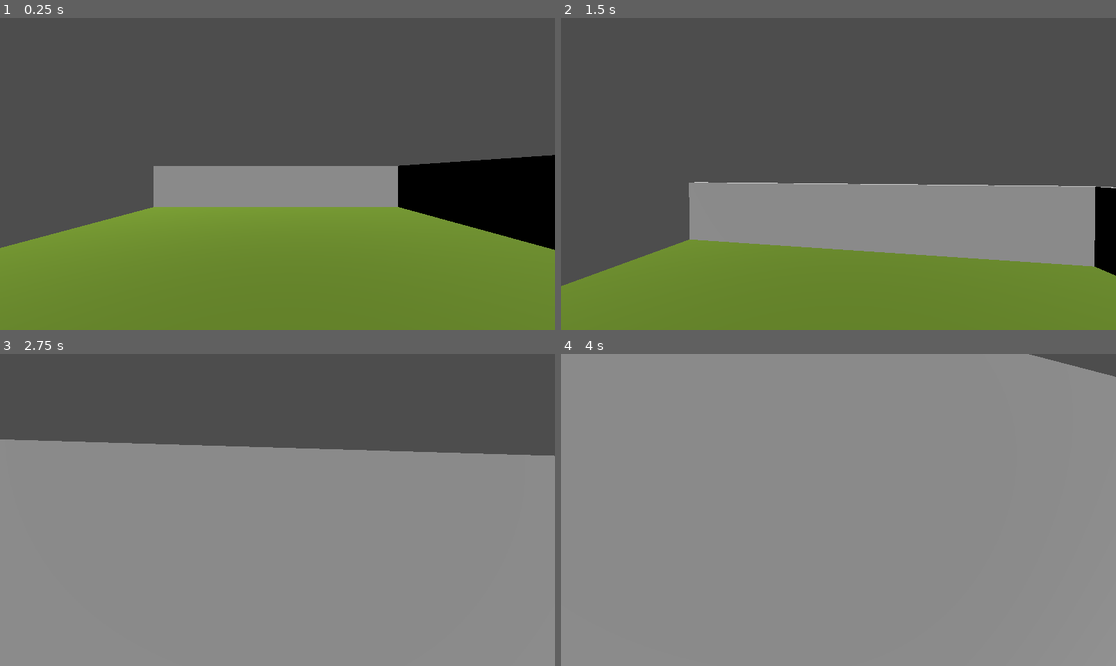
Above: before the commit, frames 1-4 (two rows, left to right).
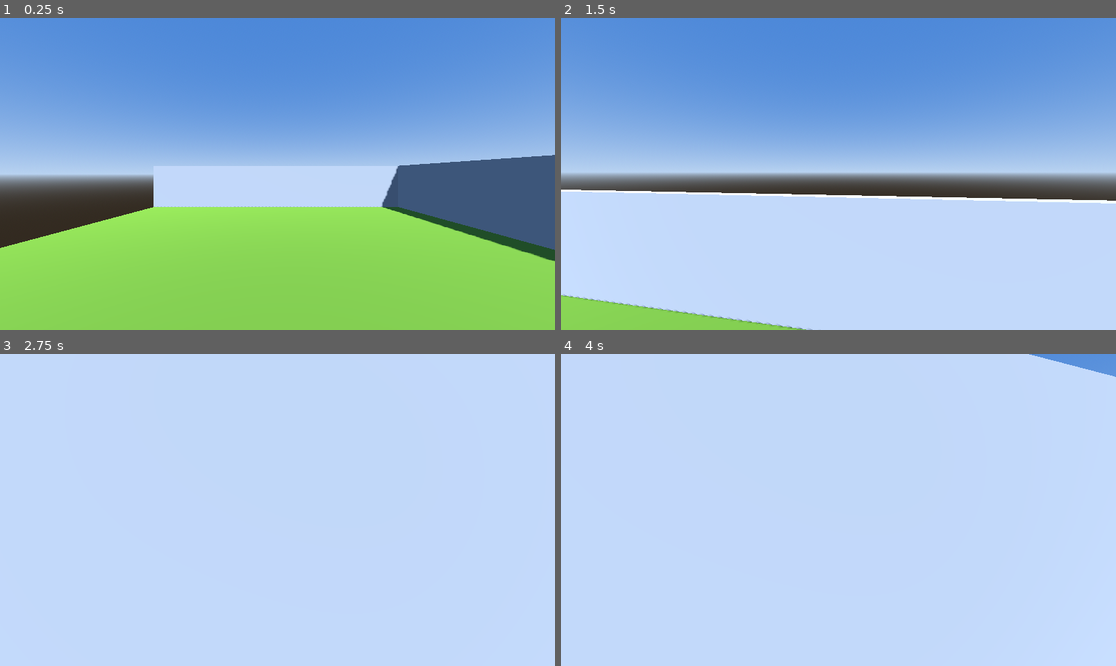
Above: after the commit, the same moments.

Repository: krasking94/GodotAI
Game: Godot game, scene res://scenes/yard.tscn
The game is run twice, just before and just after one commit, with the same random seed, the same clock (stepped at 60 frames per second) and the same inputs.
Inputs (mouse positions are in pixels of both pictures, inside the frame that each line leads up to):
- Up to frame 1 (0.25 s): no input
- Up to frame 2 (1.5 s): tap Enter at 0.5 s; move the mouse to (866, 174) at 0.52 s; hold Shift 0.53-1.28 s; hold W from 0.53 s (still down); tap Space at 0.77 s; move the mouse to (810, 174) at 1.27 s; tap Shift at 1.35 s
- Up to frame 3 (2.75 s): keep holding W; tap Space at 1.52 s; move the mouse to (288, 503) at 2.02 s; hold Shift from 2.03 s (still down)
- Up to frame 4 (4 s): keep holding W; move the mouse to (832, 516) at 2.77 s; release Shift at 2.78 s; tap Shift at 2.85 s; tap Space at 3.02, 3.77 s; move the mouse to (877, 513) at 3.52 s; hold Shift from 3.53 s (still down)

The runs differ from the first frame. In frame 1, 99% of the frame differs, in the area x 0-100%, y 0-100%; in frame 2, 99%; in frame 3, 100%; in frame 4, 100%.

Commit message:
Бег на Shift, небо и тени во дворе; environment в плагине
По просьбе владельца персонаж бегает с зажатым Shift (RUN_SPEED 8.0).
Плагин 0.7.0: свойство environment у WorldEnvironment собирается из описания
(процедурное небо, цвета неба и горизонта, рассеянный свет, туман), в плане
показывается кратко. Во дворе появились узел Sky и тени от солнца; двор
пересобран из examples/yard.json (15 узлов), headless game run чистый.

Дни 8–9 отмечены проверенными в GUI владельца (ходьба, обзор, прыжок, стены,
падение за край с возвратом). Документы обновлены.

Co-Authored-By: Claude Fable 5.1 <noreply@anthropic.com>
Claude-Session: https://claude.ai/code/session_01D6HxsZd3ucF4daBZgGArQk

Diff:
--- a/game/player.gd
+++ b/game/player.gd
@@ -1,12 +1,13 @@
 extends CharacterBody3D
 
 ## Персонаж от первого лица.
-## Управление: W A S D (или стрелки) — ходьба, мышь — обзор, пробел — прыжок,
+## Управление: W A S D (или стрелки) — ходьба, Shift — бег, мышь — обзор, пробел — прыжок,
 ## Esc — отпустить мышь, щелчок по окну игры — снова захватить.
 ## Через секунду после старта печатает, стоит ли на полу: по этой строке ИИ
 ## проверяет в логе, что персонаж не провалился.
 
 const SPEED := 4.0
+const RUN_SPEED := 8.0  # с зажатым Shift
 const JUMP_VELOCITY := 4.5
 const MOUSE_SENSITIVITY := 0.003
 const FALL_LIMIT_Y := -10.0  # ниже этой высоты считаем, что упал за край двора
@@ -51,8 +52,9 @@
 	if Input.is_physical_key_pressed(KEY_D) or Input.is_physical_key_pressed(KEY_RIGHT):
 		input.x += 1.0
 	var direction := (transform.basis * Vector3(input.x, 0.0, input.y)).normalized()
-	velocity.x = direction.x * SPEED
-	velocity.z = direction.z * SPEED
+	var speed := RUN_SPEED if Input.is_physical_key_pressed(KEY_SHIFT) else SPEED
+	velocity.x = direction.x * speed
+	velocity.z = direction.z * speed
 	move_and_slide()
 
 	if position.y < FALL_LIMIT_Y:
--- a/scenes/yard.tscn
+++ b/scenes/yard.tscn
@@ -33,50 +33,68 @@
 [sub_resource type="BoxShape3D" id="BoxShape3D_xw7ya"]
 size = Vector3(0.3, 2, 12)
 
-[sub_resource type="CapsuleShape3D" id="CapsuleShape3D_cvafj"]
+[sub_resource type="ProceduralSkyMaterial" id="ProceduralSkyMaterial_cvafj"]
+sky_top_color = Color(0.2901961, 0.5254902, 0.84705883, 1)
+sky_horizon_color = Color(0.72156864, 0.8235294, 0.9411765, 1)
+ground_horizon_color = Color(0.72156864, 0.8235294, 0.9411765, 1)
+
+[sub_resource type="Sky" id="Sky_22hfo"]
+sky_material = SubResource("ProceduralSkyMaterial_cvafj")
+
+[sub_resource type="Environment" id="Environment_pl34n"]
+background_mode = 2
+sky = SubResource("Sky_22hfo")
+ambient_light_source = 3
+ambient_light_energy = 0.8
+
+[sub_resource type="CapsuleShape3D" id="CapsuleShape3D_bku8j"]
 radius = 0.4
 height = 1.8
 
-[node name="Yard" type="Node3D" unique_id=1201052062]
+[node name="Yard" type="Node3D" unique_id=1978257051]
 script = ExtResource("1_e7vks")
 
-[node name="Ground" type="StaticBody3D" parent="." unique_id=1493994527]
+[node name="Ground" type="StaticBody3D" parent="." unique_id=548135008]
 
-[node name="Mesh" type="MeshInstance3D" parent="Ground" unique_id=421869727]
+[node name="Mesh" type="MeshInstance3D" parent="Ground" unique_id=1597021571]
 mesh = SubResource("PlaneMesh_cvr5o")
 
-[node name="Shape" type="CollisionShape3D" parent="Ground" unique_id=1124829178]
+[node name="Shape" type="CollisionShape3D" parent="Ground" unique_id=1946165405]
 transform = Transform3D(1, 0, 0, 0, 1, 0, 0, 0, 1, 0, -0.1, 0)
 shape = SubResource("BoxShape3D_g7wxf")
 
-[node name="WallNorth" type="StaticBody3D" parent="." unique_id=1337531630]
+[node name="WallNorth" type="StaticBody3D" parent="." unique_id=1594211051]
 transform = Transform3D(1, 0, 0, 0, 1, 0, 0, 0, 1, 0, 1, -6)
 
-[node name="Mesh" type="MeshInstance3D" parent="WallNorth" unique_id=611888003]
+[node name="Mesh" type="MeshInstance3D" parent="WallNorth" unique_id=1527804822]
 mesh = SubResource("BoxMesh_gkmhu")
 
-[node name="Shape" type="CollisionShape3D" parent="WallNorth" unique_id=53516051]
+[node name="Shape" type="CollisionShape3D" parent="WallNorth" unique_id=1863382935]
 shape = SubResource("BoxShape3D_0xw55")
 
-[node name="WallEast" type="StaticBody3D" parent="." unique_id=714597713]
+[node name="WallEast" type="StaticBody3D" parent="." unique_id=844869620]
 transform = Transform3D(1, 0, 0, 0, 1, 0, 0, 0, 1, 6, 1, 0)
 
-[node name="Mesh" type="MeshInstance3D" parent="WallEast" unique_id=2145334964]
+[node name="Mesh" type="MeshInstance3D" parent="WallEast" unique_id=896844407]
 mesh = SubResource("BoxMesh_hra0h")
 
-[node name="Shape" type="CollisionShape3D" parent="WallEast" unique_id=1947231579]
+[node name="Shape" type="CollisionShape3D" parent="WallEast" unique_id=617228865]
 shape = SubResource("BoxShape3D_xw7ya")
 
-[node name="Lamp" type="DirectionalLight3D" parent="." unique_id=269512908]
+[node name="Lamp" type="DirectionalLight3D" parent="." unique_id=80330076]
 transform = Transform3D(0.8660254, -0.38302222, 0.32139382, 0, 0.64278764, 0.76604444, -0.5, -0.66341394, 0.5566704, 0, 6, 0)
+shadow_enabled = true
 
-[node name="Player" type="CharacterBody3D" parent="." unique_id=724171054]
+[node name="Sky" type="WorldEnvironment" parent="." unique_id=1989590187]
+environment = SubResource("Environment_pl34n")
+
+[node name="Player" type="CharacterBody3D" parent="." unique_id=1042912651]
 transform = Transform3D(1, 0, 0, 0, 1, 0, 0, 0, 1, 0, 1, 4)
 script = ExtResource("2_e3kx7")
 
-[node name="Shape" type="CollisionShape3D" parent="Player" unique_id=1688530674]
-shape = SubResource("CapsuleShape3D_cvafj")
+[node name="Shape" type="CollisionShape3D" parent="Player" unique_id=547950733]
+shape = SubResource("CapsuleShape3D_bku8j")
 
-[node name="Camera" type="Camera3D" parent="Player" unique_id=1189529701]
+[node name="Camera" type="Camera3D" parent="Player" unique_id=957813104]
 transform = Transform3D(1, 0, 0, 0, 1, 0, 0, 0, 1, 0, 0.7, 0)
 current = true
--- a/tools/enginectl/examples/yard.json
+++ b/tools/enginectl/examples/yard.json
@@ -1,41 +1,226 @@
 {
-  "phrase": "Сделай двор: пол, две стены и свет, и персонажа, которым можно ходить по двору и смотреть по сторонам",
+  "phrase": "Сделай двор под открытым небом: пол, две стены, солнце с тенями, и персонажа, которым можно ходить и бегать по двору и смотреть по сторонам",
   "scene": {
     "path": "res://scenes/yard.tscn",
     "root_type": "Node3D",
     "root_name": "Yard"
   },
   "ops": [
-    {"op": "create", "parent": ".", "name": "Ground", "type": "StaticBody3D"},
-    {"op": "create", "parent": "Ground", "name": "Mesh", "type": "MeshInstance3D",
-     "props": {"mesh": {"primitive": "plane", "size": [12, 12], "color": "#6b8e23"}}},
-    {"op": "create", "parent": "Ground", "name": "Shape", "type": "CollisionShape3D",
-     "props": {"shape": {"primitive": "box", "size": [12, 0.2, 12]}, "position": [0, -0.1, 0]}},
-
-    {"op": "create", "parent": ".", "name": "WallNorth", "type": "StaticBody3D",
-     "props": {"position": [0, 1, -6]}},
-    {"op": "create", "parent": "WallNorth", "name": "Mesh", "type": "MeshInstance3D",
-     "props": {"mesh": {"primitive": "box", "size": [12, 2, 0.3], "color": "#b0b0b0"}}},
-    {"op": "create", "parent": "WallNorth", "name": "Shape", "type": "CollisionShape3D",
-     "props": {"shape": {"primitive": "box", "size": [12, 2, 0.3]}}},
-
-    {"op": "create", "parent": ".", "name": "WallEast", "type": "StaticBody3D",
-     "props": {"position": [6, 1, 0]}},
-    {"op": "create", "parent": "WallEast", "name": "Mesh", "type": "MeshInstance3D",
-     "props": {"mesh": {"primitive": "box", "size": [0.3, 2, 12], "color": "#b0b0b0"}}},
-    {"op": "create", "parent": "WallEast", "name": "Shape", "type": "CollisionShape3D",
-     "props": {"shape": {"primitive": "box", "size": [0.3, 2, 12]}}},
-
-    {"op": "create", "parent": ".", "name": "Lamp", "type": "DirectionalLight3D",
-     "props": {"position": [0, 6, 0], "rotation_degrees": [-50, 30, 0]}},
-
-    {"op": "create", "parent": ".", "name": "Player", "type": "CharacterBody3D",
-     "props": {"position": [0, 1, 4], "script": "res://game/player.gd"}},
-    {"op": "create", "parent": "Player", "name": "Shape", "type": "CollisionShape3D",
-     "props": {"shape": {"primitive": "capsule", "radius": 0.4, "height": 1.8}}},
-    {"op": "create", "parent": "Player", "name": "Camera", "type": "Camera3D",
-     "props": {"position": [0, 0.7, 0], "current": true}},
-
-    {"op": "set", "path": ".", "props": {"script": "res://game/yard.gd"}}
+    {
+      "op": "create",
+      "parent": ".",
+      "name": "Ground",
+      "type": "StaticBody3D"
+    },
+    {
+      "op": "create",
+      "parent": "Ground",
+      "name": "Mesh",
+      "type": "MeshInstance3D",
+      "props": {
+        "mesh": {
+          "primitive": "plane",
+          "size": [
+            12,
+            12
+          ],
+          "color": "#6b8e23"
+        }
+      }
+    },
+    {
+      "op": "create",
+      "parent": "Ground",
+      "name": "Shape",
+      "type": "CollisionShape3D",
+      "props": {
+        "shape": {
+          "primitive": "box",
+          "size": [
+            12,
+            0.2,
+            12
+          ]
+        },
+        "position": [
+          0,
+          -0.1,
+          0
+        ]
+      }
+    },
+    {
+      "op": "create",
+      "parent": ".",
+      "name": "WallNorth",
+      "type": "StaticBody3D",
+      "props": {
+        "position": [
+          0,
+          1,
+          -6
+        ]
+      }
+    },
+    {
+      "op": "create",
+      "parent": "WallNorth",
+      "name": "Mesh",
+      "type": "MeshInstance3D",
+      "props": {
+        "mesh": {
+          "primitive": "box",
+          "size": [
+            12,
+            2,
+            0.3
+          ],
+          "color": "#b0b0b0"
+        }
+      }
+    },
+    {
+      "op": "create",
+      "parent": "WallNorth",
+      "name": "Shape",
+      "type": "CollisionShape3D",
+      "props": {
+        "shape": {
+          "primitive": "box",
+          "size": [
+            12,
+            2,
+            0.3
+          ]
+        }
+      }
+    },
+    {
+      "op": "create",
+      "parent": ".",
+      "name": "WallEast",
+      "type": "StaticBody3D",
+      "props": {
+        "position": [
+          6,
+          1,
+          0
+        ]
+      }
+    },
+    {
+      "op": "create",
+      "parent": "WallEast",
+      "name": "Mesh",
+      "type": "MeshInstance3D",
+      "props": {
+        "mesh": {
+          "primitive": "box",
+          "size": [
+            0.3,
+            2,
+            12
+          ],
+          "color": "#b0b0b0"
+        }
+      }
+    },
+    {
+      "op": "create",
+      "parent": "WallEast",
+      "name": "Shape",
+      "type": "CollisionShape3D",
+      "props": {
+        "shape": {
+          "primitive": "box",
+          "size": [
+            0.3,
+            2,
+            12
+          ]
+        }
+      }
+    },
+    {
+      "op": "create",
+      "parent": ".",
+      "name": "Lamp",
+      "type": "DirectionalLight3D",
+      "props": {
+        "position": [
+          0,
+          6,
+          0
+        ],
+        "rotation_degrees": [
+          -50,
+          30,
+          0
+        ],
+        "shadow_enabled": true
+      }
+    },
+    {
+      "op": "create",
+      "parent": ".",
+      "name": "Sky",
+      "type": "WorldEnvironment",
+      "props": {
+        "environment": {
+          "sky": true,
+          "sky_color": "#4a86d8",
+          "horizon_color": "#b8d2f0",
+          "ambient_energy": 0.8
+        }
+      }
+    },
+    {
+      "op": "create",
+      "parent": ".",
+      "name": "Player",
+      "type": "CharacterBody3D",
+      "props": {
+        "position": [
+          0,
+          1,
+          4
+        ],
+        "script": "res://game/player.gd"
+      }
+    },
+    {
+      "op": "create",
+      "parent": "Player",
+      "name": "Shape",
+      "type": "CollisionShape3D",
+      "props": {
+        "shape": {
+          "primitive": "capsule",
+          "radius": 0.4,
+          "height": 1.8
+        }
+      }
+    },
+    {
+      "op": "create",
+      "parent": "Player",
+      "name": "Camera",
+      "type": "Camera3D",
+      "props": {
+        "position": [
+          0,
+          0.7,
+          0
+        ],
+        "current": true
+      }
+    },
+    {
+      "op": "set",
+      "path": ".",
+      "props": {
+        "script": "res://game/yard.gd"
+      }
+    }
   ]
 }
Not shown, changed: addons/ai_bridge/plugin.cfg
Not shown, changed: addons/ai_bridge/plugin.gd
Not shown, changed: README.md
Not shown, changed: docs/AI_PROTOCOL.md
Not shown, changed: docs/HANDOFF.md
Not shown, changed: docs/STATUS.md
